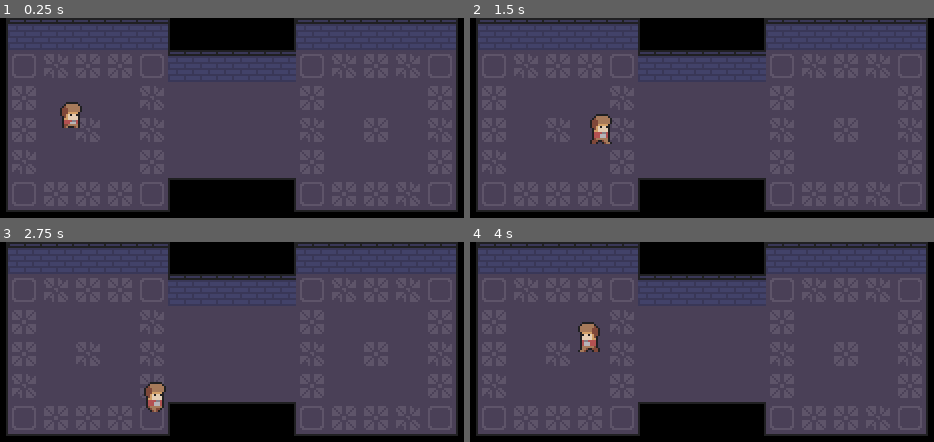
Above: before the commit, frames 1-4 (two rows, left to right).
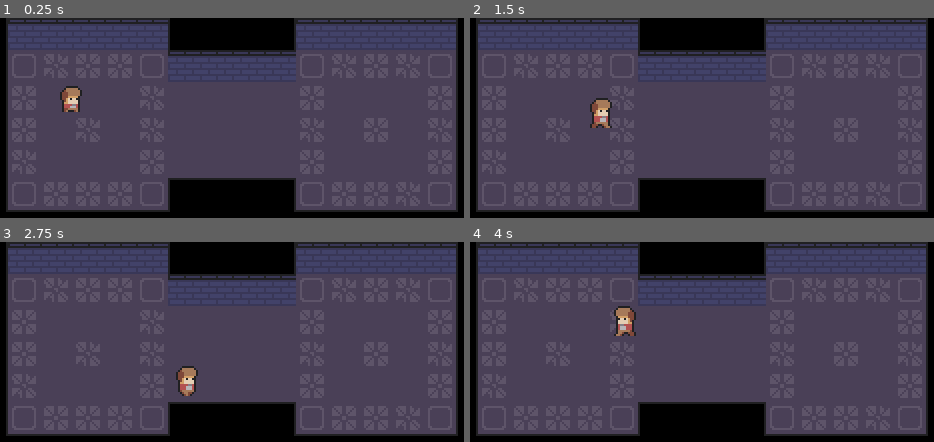
Above: after the commit, the same moments.

Repository: Guthen/KnightHelper
Game: Godot game, scene res://game/Game.tscn
The game is run twice, just before and just after one commit, with the same random seed, the same clock (stepped at 60 frames per second) and the same inputs.
Inputs:
- Up to frame 1 (0.25 s): no input
- Up to frame 2 (1.5 s): hold D (right) 0.53-1.28 s; hold S (down) from 1.28 s (still down)
- Up to frame 3 (2.75 s): release S (down) at 2.03 s; hold D (right) from 2.03 s (still down)
- Up to frame 4 (4 s): release D (right) at 2.78 s; hold Z (up) 2.78-3.53 s; hold Q (left) from 3.53 s (still down)

The runs differ from the first frame. In frame 1, 0.8% of the frame differs, in the area x 12-18%, y 34-55%; in frame 2, 0.9%; in frame 3, 1.1%; in frame 4, 1.2%, in the area x 23-36%, y 32-55%.

Commit message:
add bear trap

Diff:
--- /dev/null
+++ b/game/objects/Bear trap.tscn
@@ -0,0 +1,38 @@
+[gd_scene load_steps=7 format=2]
+
+[ext_resource path="res://game/objects/bear traps.png" type="Texture" id=1]
+[ext_resource path="res://game/objects/bear trap.gd" type="Script" id=2]
+
+[sub_resource type="AtlasTexture" id=1]
+atlas = ExtResource( 1 )
+region = Rect2( 0, 0, 16, 16 )
+
+[sub_resource type="AtlasTexture" id=2]
+atlas = ExtResource( 1 )
+region = Rect2( 16, 0, 16, 16 )
+
+[sub_resource type="SpriteFrames" id=3]
+animations = [ {
+"frames": [ SubResource( 1 ), SubResource( 2 ) ],
+"loop": true,
+"name": "default",
+"speed": 5.0
+} ]
+
+[sub_resource type="RectangleShape2D" id=4]
+extents = Vector2( 2.5, 1 )
+
+[node name="BearTrap" type="Node2D"]
+script = ExtResource( 2 )
+
+[node name="AnimatedSprite" type="AnimatedSprite" parent="."]
+frames = SubResource( 3 )
+
+[node name="Area2D" type="Area2D" parent="."]
+position = Vector2( 0, 1 )
+
+[node name="CollisionShape2D" type="CollisionShape2D" parent="Area2D"]
+position = Vector2( 0, 0.5 )
+shape = SubResource( 4 )
+
+[connection signal="body_entered" from="Area2D" to="." method="_on_Area2D_body_entered"]
--- /dev/null
+++ b/game/objects/BreakableWall.tscn
@@ -0,0 +1,14 @@
+[gd_scene load_steps=3 format=2]
+
+[ext_resource path="res://game/objects/breakable_wall.png" type="Texture" id=1]
+
+[sub_resource type="RectangleShape2D" id=1]
+extents = Vector2( 8, 8 )
+
+[node name="BreakableWall" type="StaticBody2D"]
+
+[node name="Sprite" type="Sprite" parent="."]
+texture = ExtResource( 1 )
+
+[node name="CollisionShape2D" type="CollisionShape2D" parent="."]
+shape = SubResource( 1 )
--- /dev/null
+++ b/game/objects/bear trap.gd
@@ -0,0 +1,10 @@
+extends Node2D
+
+
+func _ready():
+	pass
+
+
+func _on_Area2D_body_entered( body ):
+	if body and body.layers == 2:
+		$AnimatedSprite.set_frame( 1 )
--- a/player/Player.tscn
+++ b/player/Player.tscn
@@ -44,14 +44,16 @@
 extents = Vector2( 5.5, 2 )
 
 [node name="Player" type="KinematicBody2D"]
+collision_layer = 2
 script = ExtResource( 2 )
 
 [node name="AnimatedSprite" type="AnimatedSprite" parent="."]
+position = Vector2( 0, -8 )
 frames = SubResource( 7 )
 animation = "walk"
-frame = 3
+frame = 1
 playing = true
 
 [node name="CollisionShape2D" type="CollisionShape2D" parent="."]
-position = Vector2( 0.5, 6 )
+position = Vector2( 0.5, -2 )
 shape = SubResource( 8 )
--- a/player/player.gd
+++ b/player/player.gd
@@ -23,7 +23,6 @@
 	#  flip sprite
 	if not ( dir.x == 0 ):
 		$AnimatedSprite.flip_h = dir.x < 0
-		$CollisionShape2D.scale.x = dir.x
 
 	#  move
 	move_and_slide( dir.normalized() * speed )
Binary file added: assets/play.png
Not shown, added: assets/play.png.import
Binary file added: assets/vkx_pixel.ttf
Binary file added: game/bear traps.aseprite
Binary file added: game/objects/bear traps.png
Not shown, added: game/objects/bear traps.png.import
Binary file added: game/objects/breakable_wall.png
Not shown, added: game/objects/breakable_wall.png.import
Not shown: 1 places in player/Player.tscn that only renumber resources
